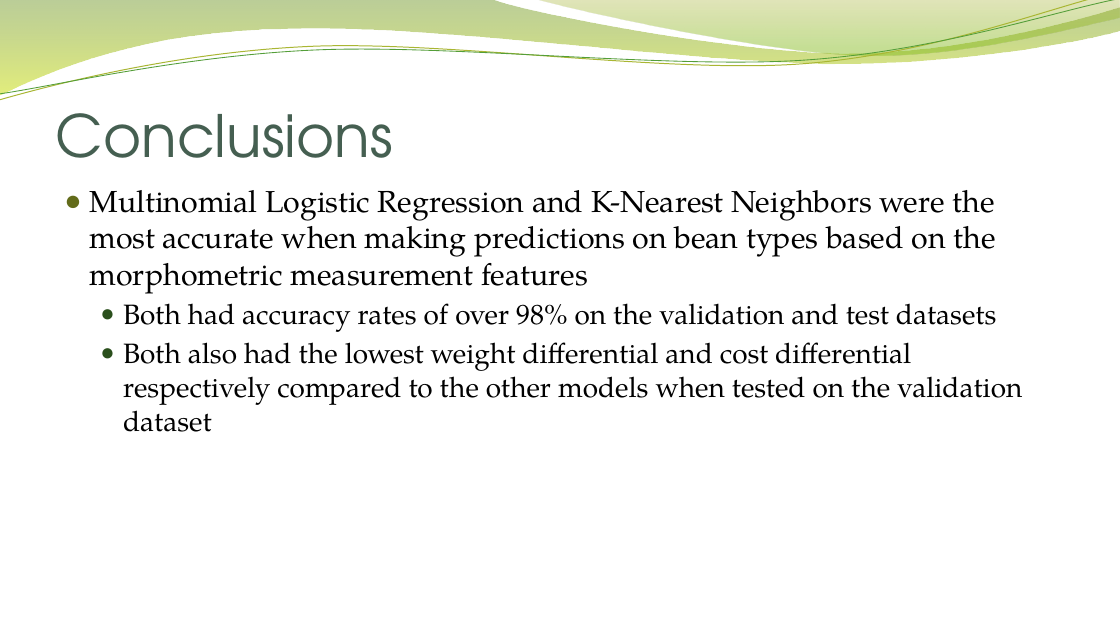
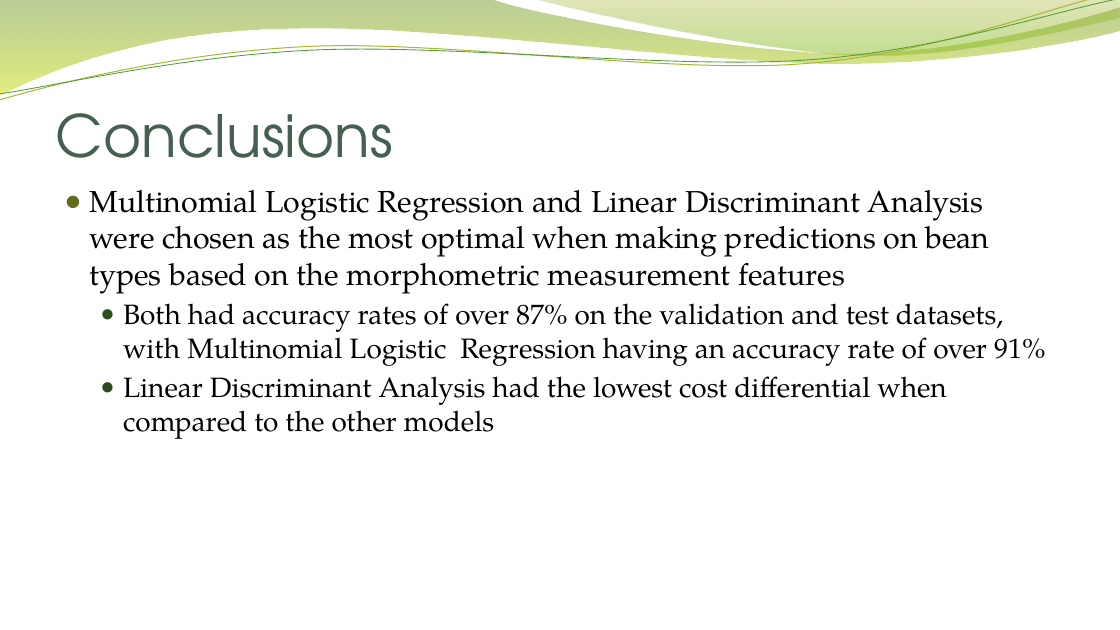
Before and after one commit to ggunaward/Analytics-Portfolio, a slide deck: slide 17 of R/STAT 602 - Applied Statistics II/Classification Project Seeds/Midterm Project - Gavin Gunawardena.pptx. Drawn at 1120x630 pixels with LibreOffice and Linux fonts; fonts in the diff are those of the drawing; background and template pictures are left out. Boxes give left, top, right and bottom in pixels: in the first picture for what was removed or moved away, otherwise in the second. Text is boxed around its words. In the diff, an @@ line names an element or a change of style, - is before the commit and + after.

Commit message:
Updates and modifications to STAT 602 bean classification project.

```diff
--- a/R/STAT 602 - Applied Statistics II/Classification Project Seeds/Midterm Project - Gavin Gunawardena.pptx
+++ b/R/STAT 602 - Applied Statistics II/Classification Project Seeds/Midterm Project - Gavin Gunawardena.pptx
@@ text at (89, 190, 1046, 439): text changed @@
-● Multinomial Logistic Regression and K-Nearest Neighbors were the most accurate when making predictions on bean types based on the morphometric measurement features
-  ● Both had accuracy rates of over 98% on the validation and test datasets
-  ● Both also had the lowest weight differential and cost differential respectively compared to the other models when tested on the validation dataset
+● Multinomial Logistic Regression and Linear Discriminant Analysis were chosen as the most optimal when making predictions on bean types based on the morphometric measurement features
+  ● Both had accuracy rates of over 87% on the validation and test datasets, with Multinomial Logistic Regression having an accuracy rate of over 91%
+  ● Linear Discriminant Analysis had the lowest cost differential when compared to the other models
```
Also in this commit, not shown: 3 other slides changed, 7 other files.
